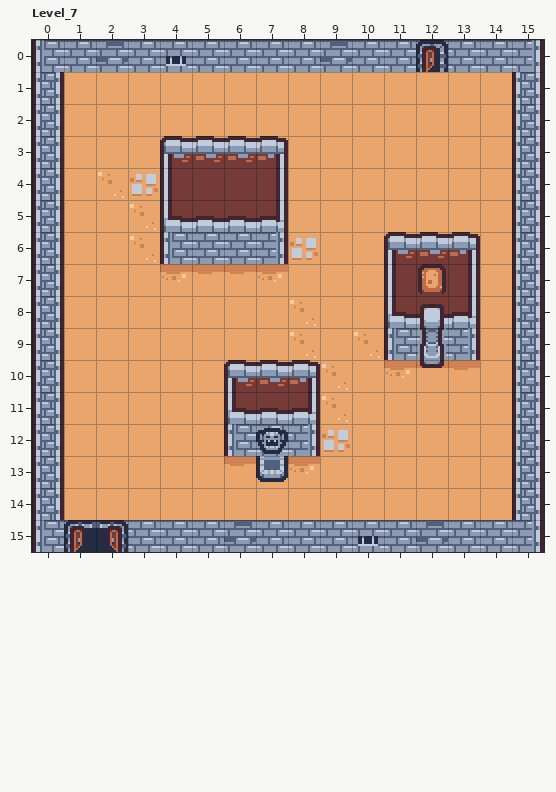
Two versions of a level (LDtk project, resources/ldtk-levels/test1.ldtk). This is how it looked before the edit.
Cells are 16x16 px. Shown: Level_7 x 0..15, y 0..15. The commit also changed other parts of the map, which this record leaves out.
After:
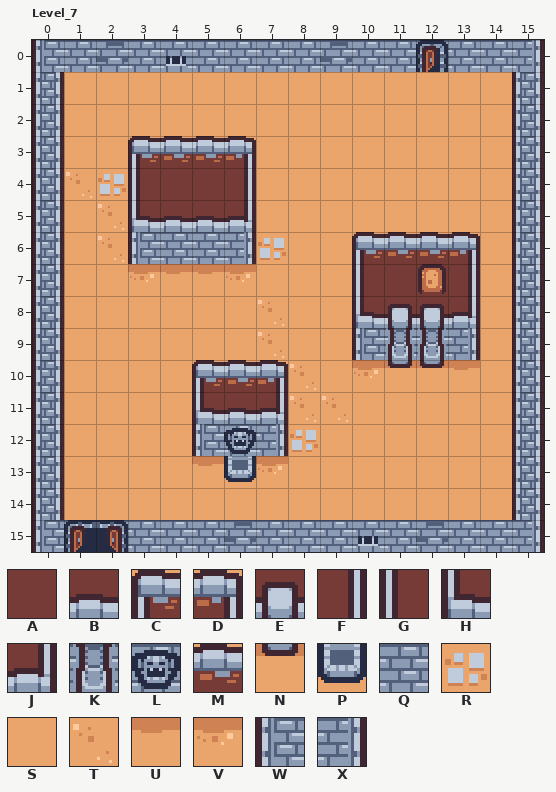
Key: from "Dungeon": A 0, B 2, C 4, D 5, E 6, F 13, G 15, H 16, J 17, K 18, L 19, M 26, N 30, P 31, Q 40, R 42, S 48, T 49, U 50, V 51, W 57, X 59.
_ is an empty cell.
Changes in this commit:
Layer "Floor":
Tile R gives way to one hidden under a higher layer in row 4 at x 3.
Tile T gives way to one hidden under a higher layer in rows 5 to 6 at x 3.
Tile R is added in row 6 at x 7; in row 12 at x 8.
Tile R replaces tile T in row 4 at x 2.
Tile S replaces tile R in row 6 at x 8; in row 12 at x 9.
Tile S replaces tile T in rows 8 to 9 at x 8; in row 10 at x 9.
Tile T is added in rows 10 to 11 at x 8.
Tile T replaces tile S in row 4 at x 1; in rows 5 to 6 at x 2; in rows 8 to 9 at x 7.
Layer "Walls":
Tile A replaces tile G in row 4 at x 4; in row 7 at x 11.
Tile B replaces tile H in row 5 at x 4; in row 11 at x 6.
Tile C is added in row 3 at x 3; in row 6 at x 10; in row 10 at x 5.
Tile D replaces tile M in row 3 at x 6; in row 10 at x 7.
Tile E replaces tile H in row 8 at x 11.
Tile F replaces tile A in row 4 at x 6.
Tile G is added in row 4 at x 3; in row 7 at x 10.
Tile H is added in row 5 at x 3; in row 8 at x 10; in row 11 at x 5.
Tile J replaces tile B in row 5 at x 6; in row 11 at x 7.
Tile K replaces tile W in row 9 at x 11.
Tile L replaces tile W in row 12 at x 6.
Tile M replaces tile C in row 3 at x 4; in row 6 at x 11; in row 10 at x 6.
Tile N replaces tile V in row 10 at x 11.
Tile P replaces tile U in row 13 at x 6.
Tile Q replaces tile W in row 6 at x 4.
Tile U replaces tile V in row 7 at x 4.
Tile U is added in row 13 at x 5.
Tile V replaces tile P in row 13 at x 7.
Tile V replaces tile U in row 7 at x 6.
Tile V is added in row 7 at x 3; in row 10 at x 10.
Tile W replaces tile T in row 9 at x 10.
Tile W is added in row 6 at x 3; in row 12 at x 5.
Tile X replaces tile L in row 12 at x 7.
Tile X replaces tile Q in row 6 at x 6.
Tile D is gone in row 3 at x 7; in row 10 at x 8.
Tile F is gone in row 4 at x 7.
Tile J is gone in row 5 at x 7; in row 11 at x 8.
Tile V is gone in row 7 at x 7; in row 13 at x 8.
Tile X is gone in row 6 at x 7; in row 12 at x 8.
Changed places in both pictures, as pixel boxes (x1, y1, x2, y2):
changed: (66, 136, 186, 282)
changed: (192, 136, 414, 482)
